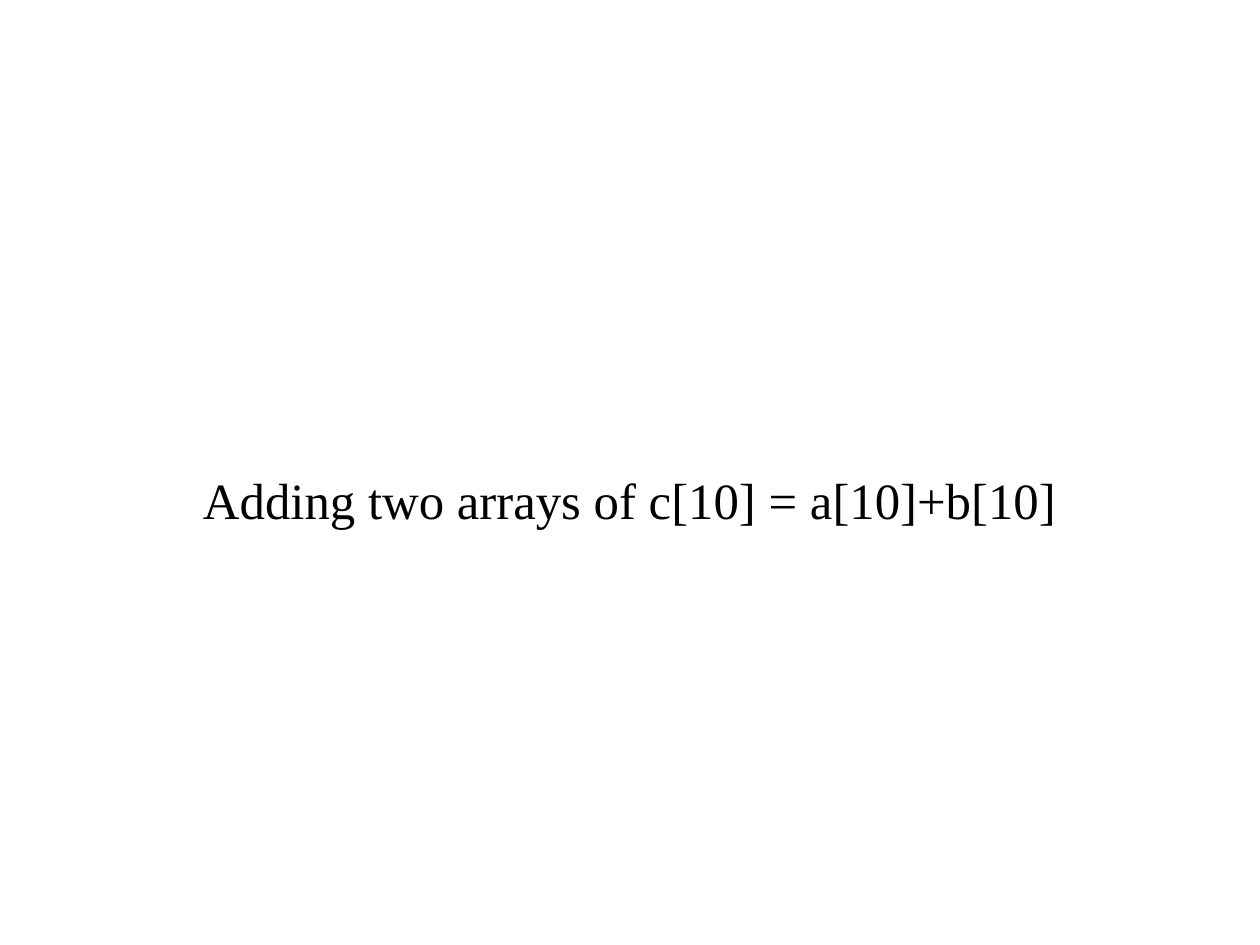
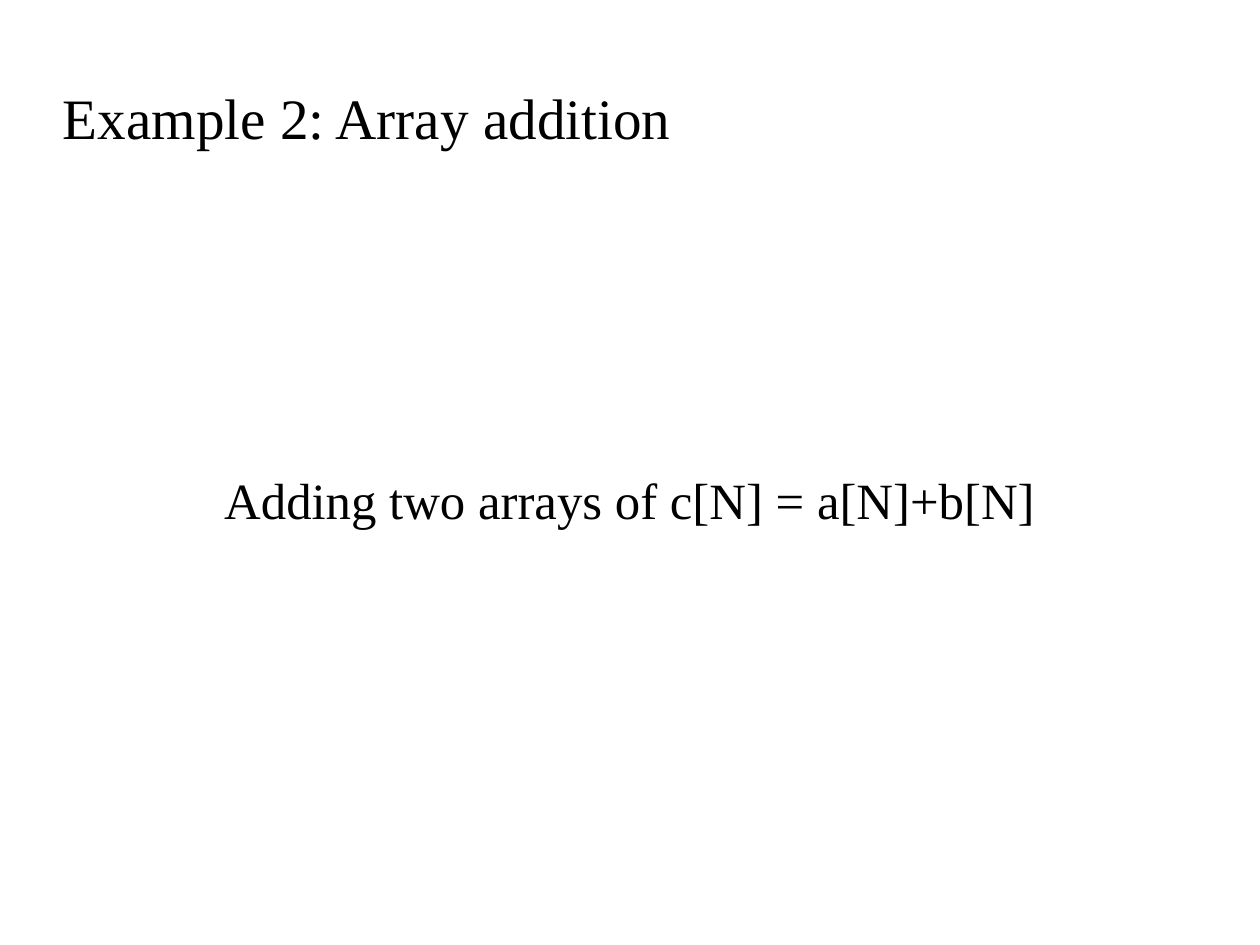
Before and after one commit to kks32/cpp-software-development, a slide deck: slide 13 of Ex12_Parallelisation/Ex12_Parallelisation.odp. Drawn at 1260x945 pixels with LibreOffice and Linux fonts; fonts in the diff are those of the drawing; background and template pictures are left out. Boxes give left, top, right and bottom in pixels: in the first picture for what was removed or moved away, otherwise in the second. Text is boxed around its words. In the diff, an @@ line names an element or a change of style, - is before the commit and + after.

Commit message:
Sum arrays

```diff
--- a/Ex12_Parallelisation/Ex12_Parallelisation.odp
+++ b/Ex12_Parallelisation/Ex12_Parallelisation.odp
@@ title added at (63, 99, 670, 150), 36 pt, text #000000 @@
+Example 2: Array addition
@@ subtitle at (224, 483, 1035, 529): text changed @@
-Adding two arrays of c[10] = a[10]+b[10]
+Adding two arrays of c[N] = a[N]+b[N]
```
Also in this commit, not shown: 5 slides added, 6 other files.
